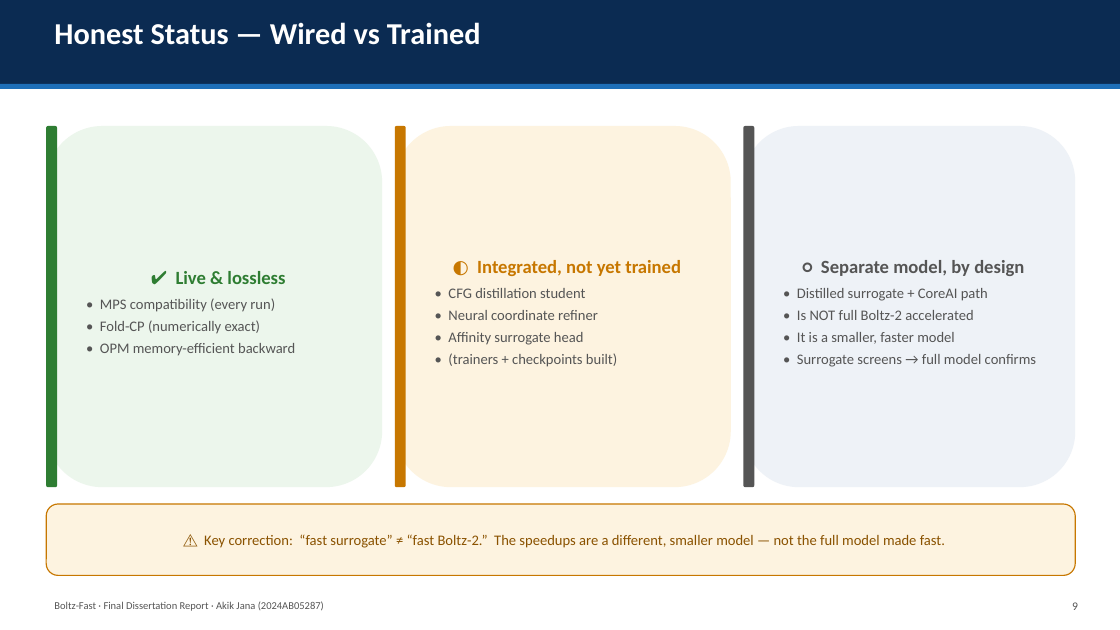
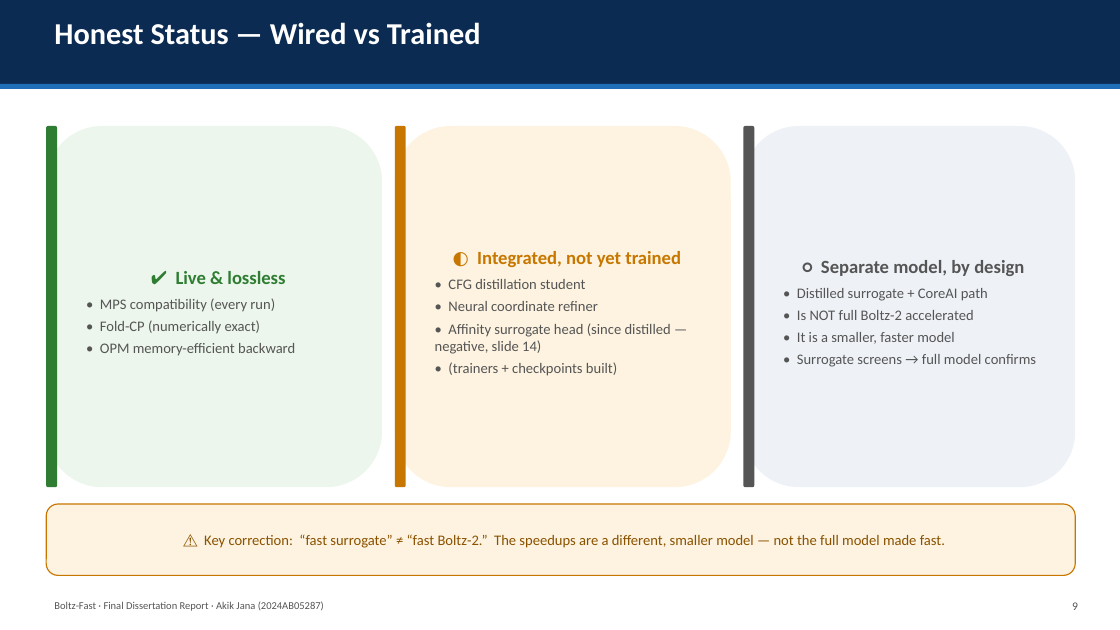
Before and after one commit to AkikJana/biomolecular-design-coreai, a slide deck: slide 10 of final_dissertation_presentation.pptx. Drawn at 1120x630 pixels with LibreOffice and Linux fonts; fonts in the diff are those of the drawing. Boxes give left, top, right and bottom in pixels: in the first picture for what was removed or moved away, otherwise in the second. Text is boxed around its words. In the diff, an @@ line names an element or a change of style, - is before the commit and + after.

```diff
--- a/final_dissertation_presentation.pptx
+++ b/final_dissertation_presentation.pptx
@@ text in rounded rectangle at box(435, 323, 671, 354): text changed @@
-• Affinity surrogate head
+• Affinity surrogate head (since distilled — negative, slide 14)
```
Also in this commit, not shown: 5 other slides changed, 1 other file.
